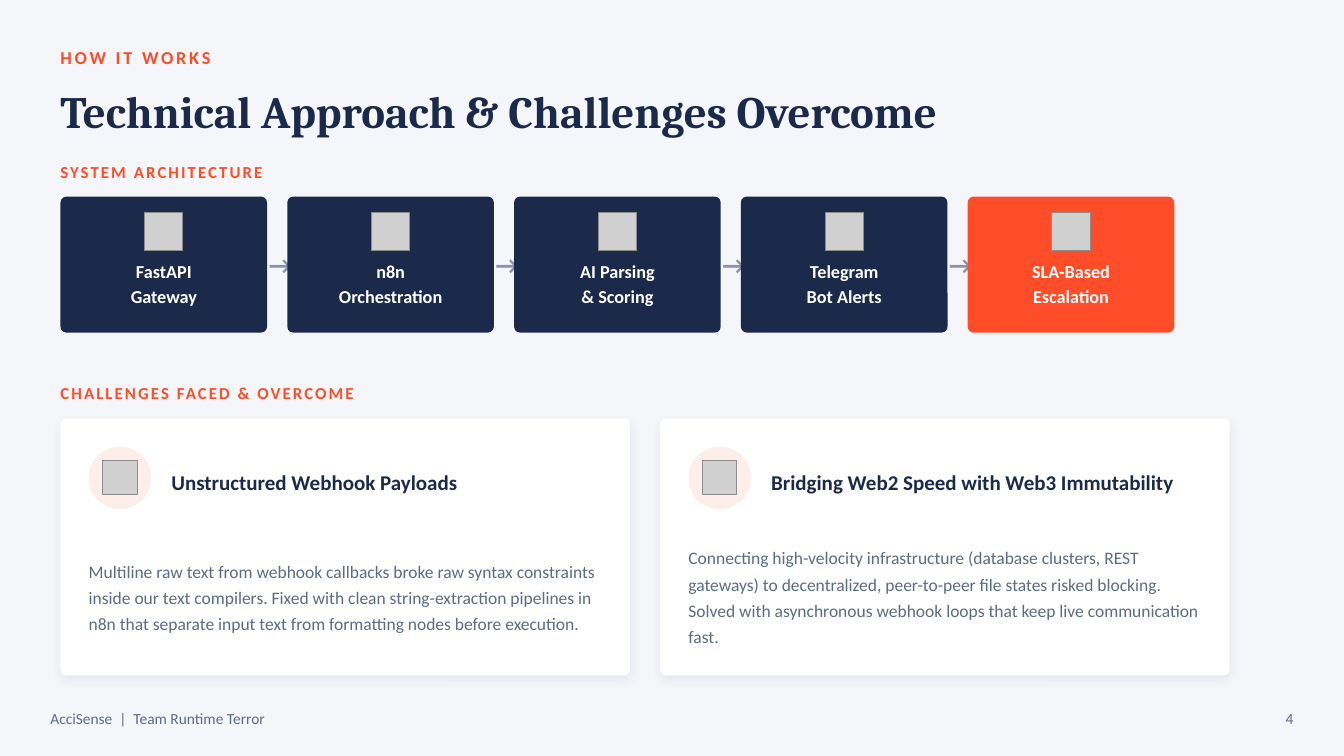
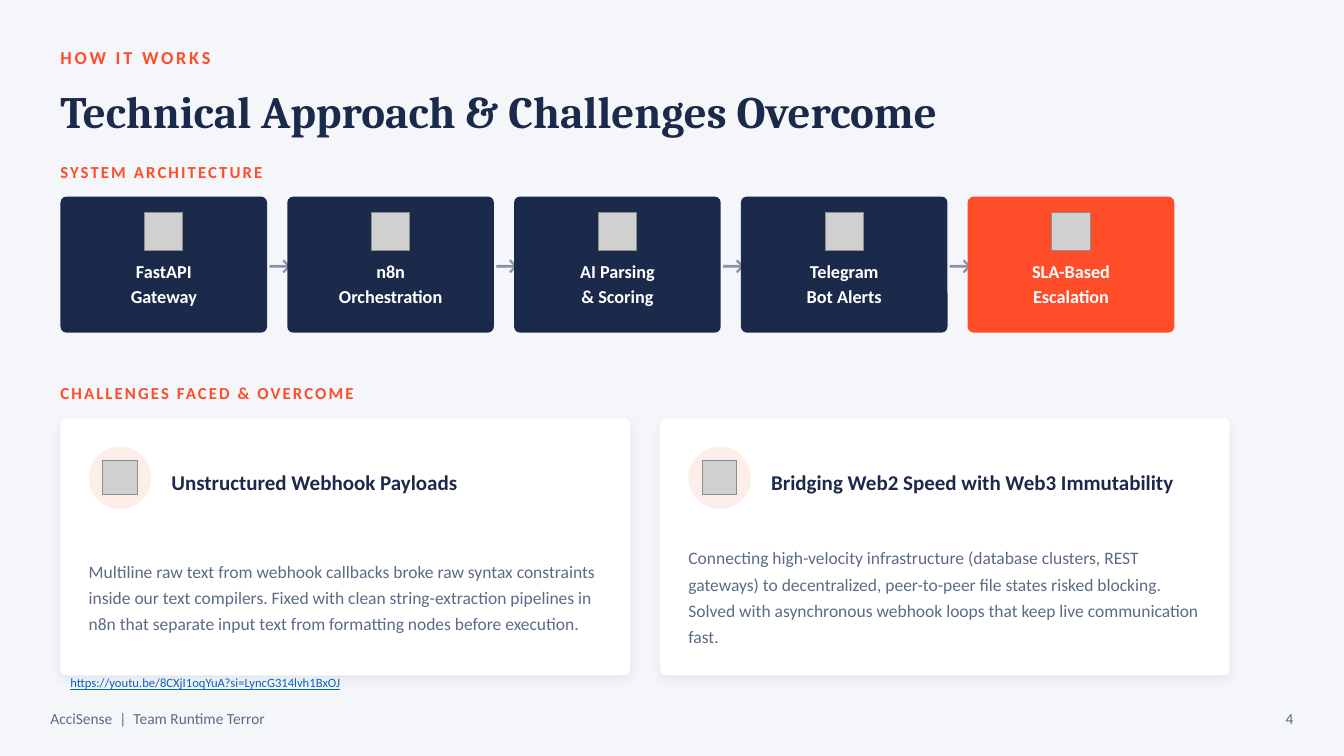
Before and after one commit to HackIndiaXYZ/hackindia-ai-web3-builders-hackathon-2026-runtime-terror, a slide deck: slide 4 of docs/AcciSense.pptx. Drawn at 1344x756 pixels with LibreOffice and Linux fonts; fonts in the diff are those of the drawing; grey boxes stand for pictures. Boxes give left, top, right and bottom in pixels: in the first picture for what was removed or moved away, otherwise in the second. Text is boxed around its words. In the diff, an @@ line names an element or a change of style, - is before the commit and + after.

```diff
--- a/docs/AcciSense.pptx
+++ b/docs/AcciSense.pptx
@@ text added at (70,678,340,690), 9 pt, text #0563C1, underline @@
+https://youtu.be/8CXjI1oqYuA?si=LyncG314lvh1BxOJ
```
